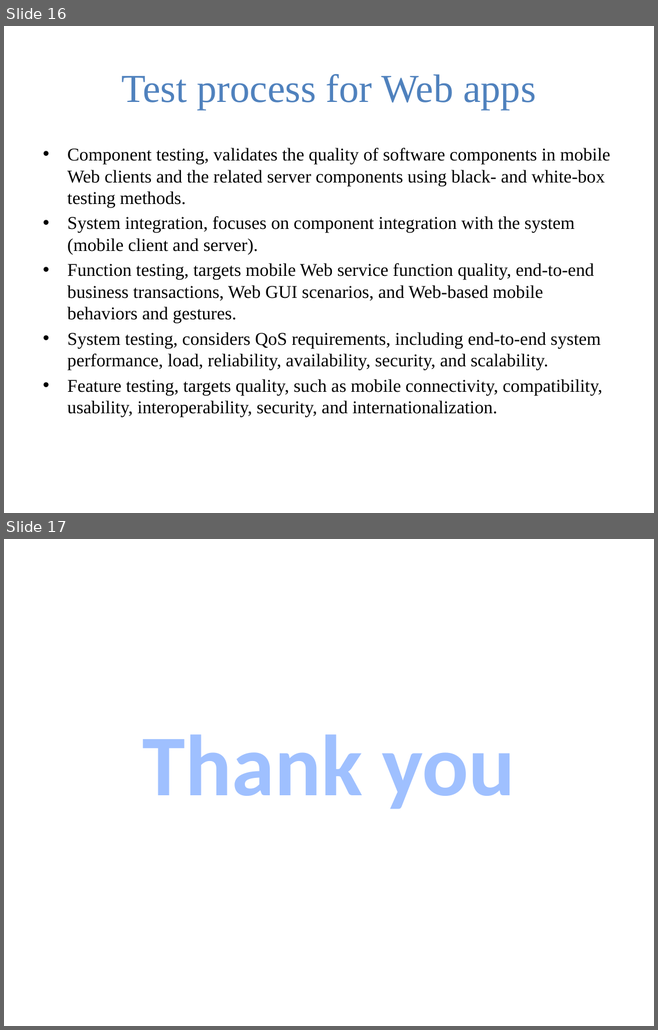
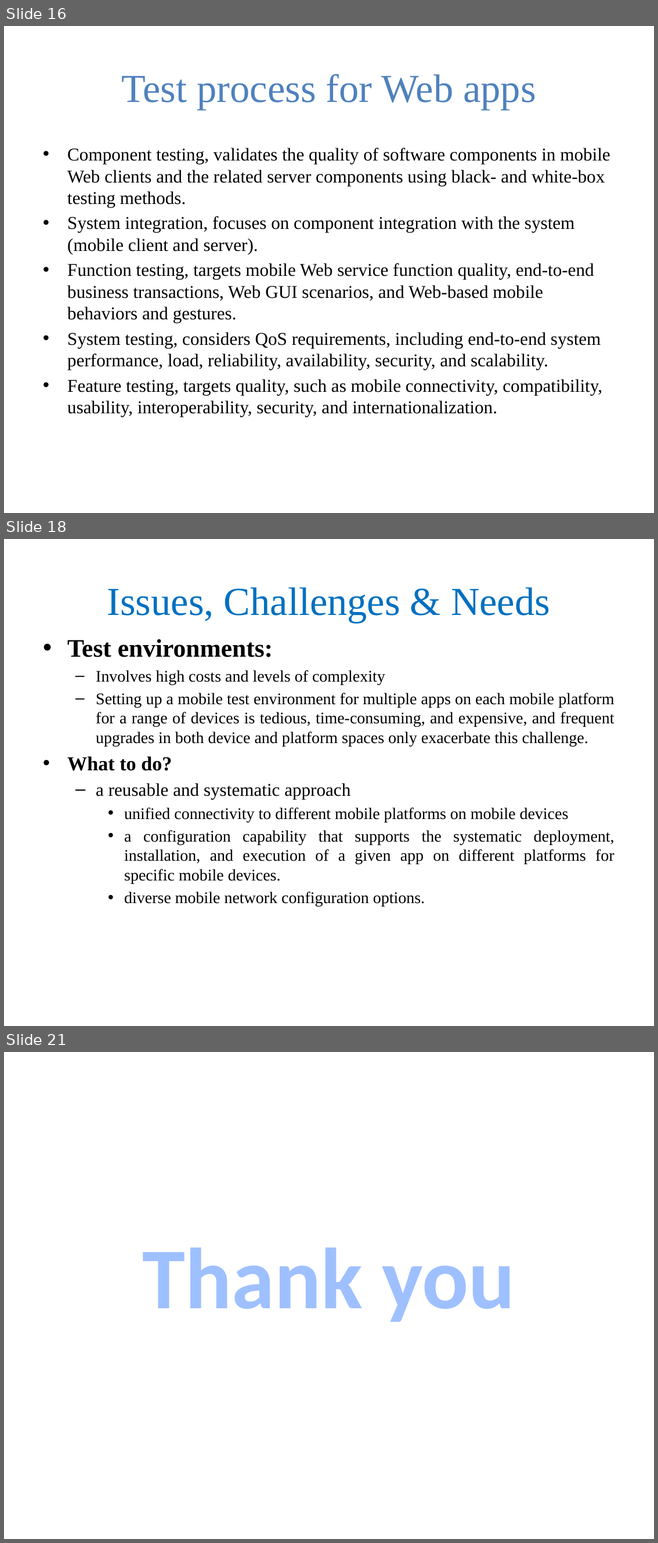
Before and after one commit to chaitumanne/ASE-Presentation, a slide deck: ASE_Mobile_Testing.pptx. Shown one above the other, each under a label of ours: slides 16 and 17 before the commit, slides 16, 18 and 21 after it; the slides between them are not shown. The pictures are 658x1030 and 658x1543 pixels, drawn with LibreOffice and Linux fonts; fonts in the diff are those of the drawing; background and template pictures are left out. Boxes give left, top, right and bottom in pixels: in the first picture for what was removed or moved away, otherwise in the second. Text is boxed around its words. In the diff, an @@ line names an element or a change of style, - is before the commit and + after.

```diff
--- a/ASE_Mobile_Testing.pptx
+++ b/ASE_Mobile_Testing.pptx
@@ slide 18 added at (4, 539, 654, 1026), background picture (left out) @@
@@ title added at (107, 587, 550, 623), 44 pt, text #0070C0 @@
+Issues, Challenges & Needs
@@ text added at (67, 639, 614, 907), 18 pt, text #000000 @@
+• Test environments:
+  – Involves high costs and levels of complexity
+  – Setting up a mobile test environment for multiple apps on each mobile platform for a range of devices is tedious, time-consuming, and expensive, and frequent upgrades in both device and platform spaces only exacerbate this challenge.
+• What to do?
+  – a reusable and systematic approach
+    • unified connectivity to different mobile platforms on mobile devices
+    • a configuration capability that supports the systematic deployment, installation, and execution of a given app on different platforms for specific mobile devices.
+    • diverse mobile network configuration options.
@@ what was slide 17 is now slide 21 @@
```
Also in this commit, not shown: 6 slides changed, 3 other slides added.
